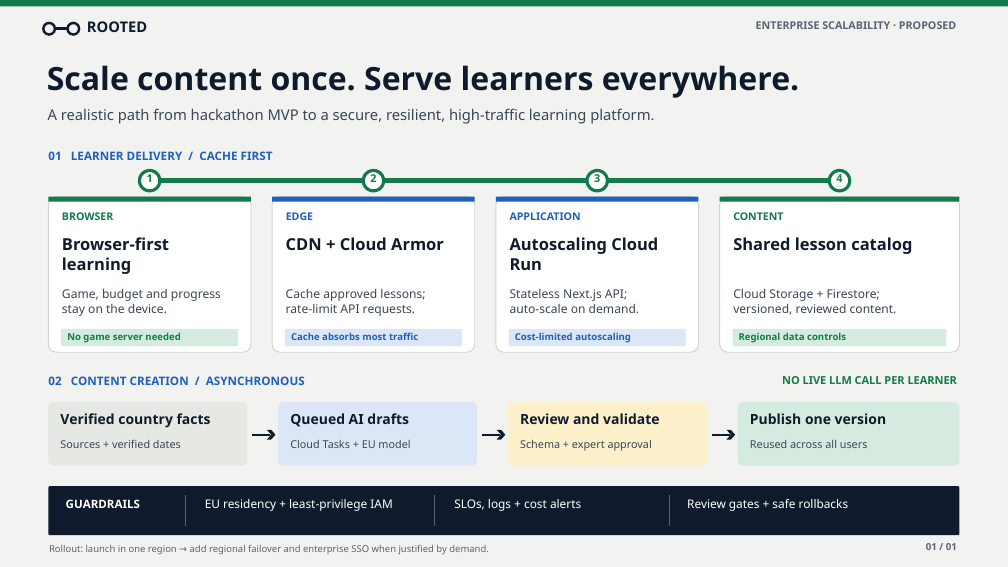
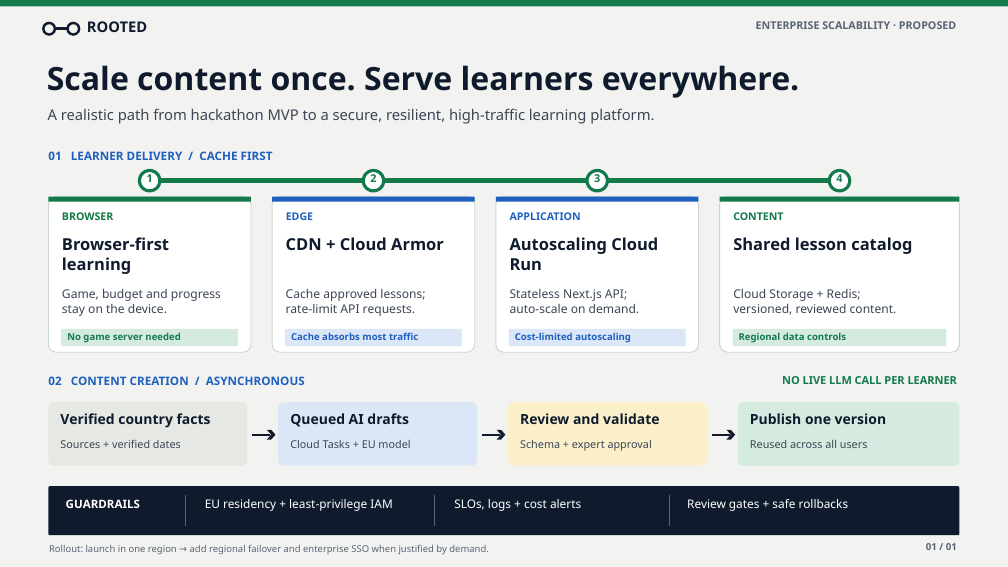
Before and after one commit to brentonlian/Deutsche-bank-Hackathon, a slide deck: slide 5 of rooted_slides.pptx. Drawn at 1008x567 pixels with LibreOffice and Linux fonts; fonts in the diff are those of the drawing. Boxes give left, top, right and bottom in pixels: in the first picture for what was removed or moved away, otherwise in the second. Text is boxed around its words. In the diff, an @@ line names an element or a change of style, - is before the commit and + after.

Commit message:
new slides

```diff
--- a/rooted_slides.pptx
+++ b/rooted_slides.pptx
@@ text at (733, 289, 897, 315): text changed @@
-Cloud Storage + Firestore;
-versioned, reviewed content.
+Cloud Storage + Redis;
+versioned, reviewed content.
```
